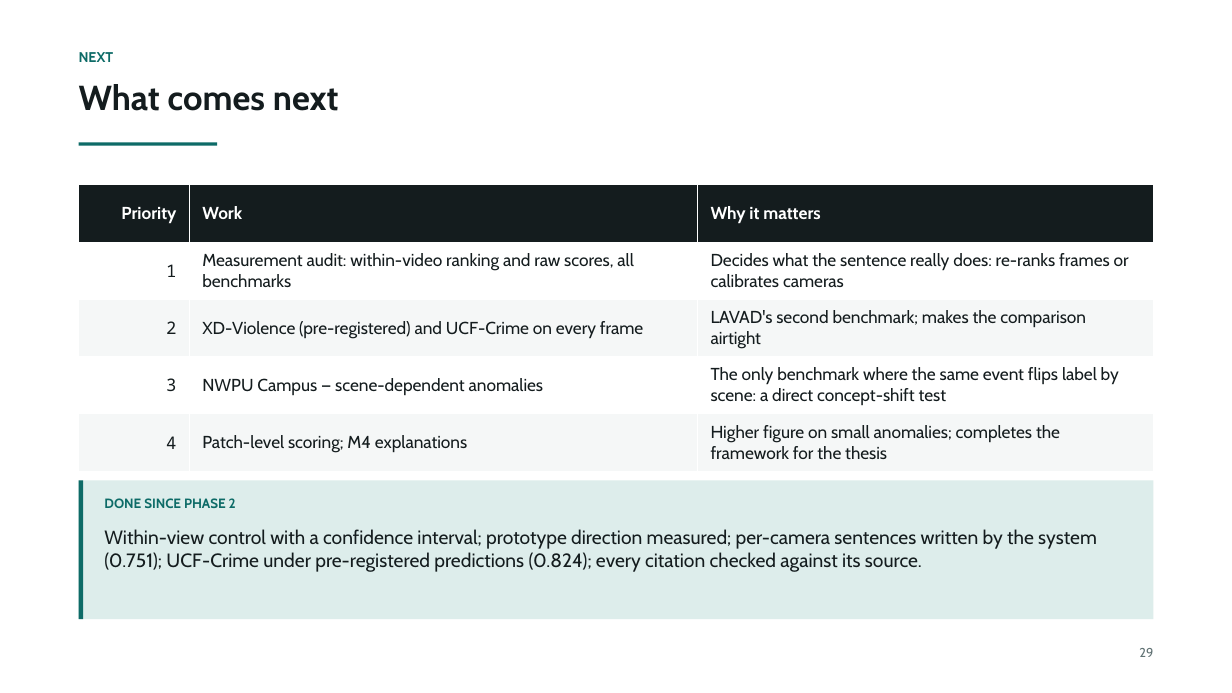
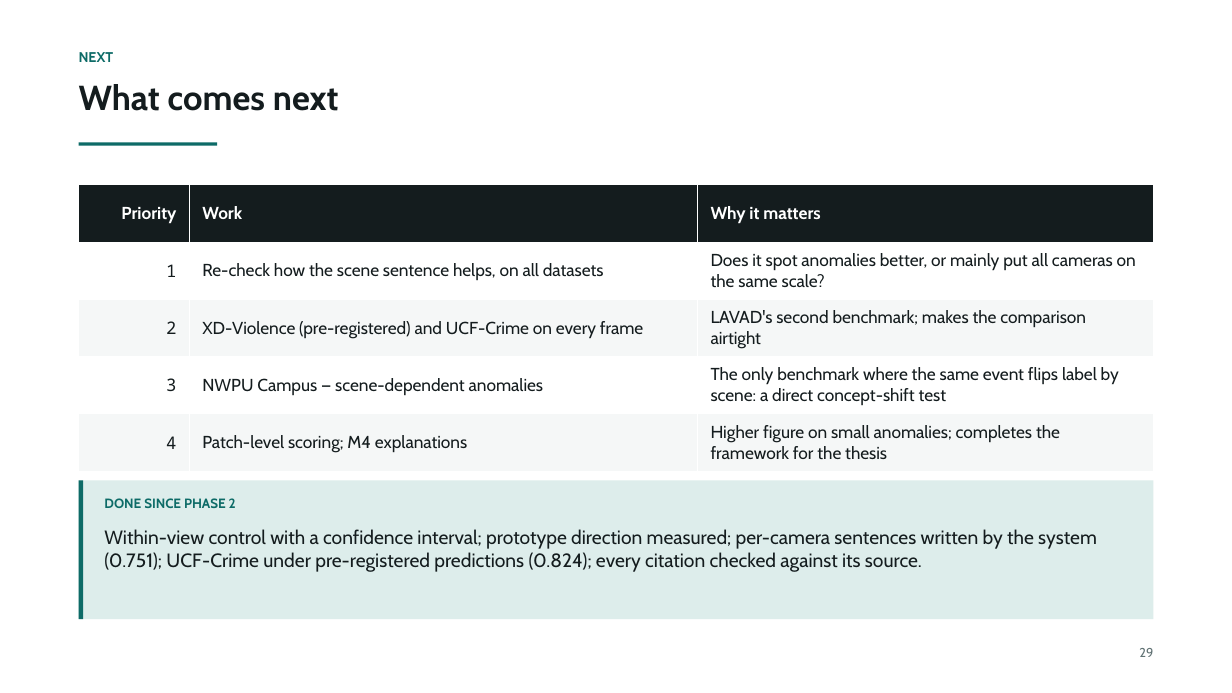
Before and after one commit to prakash-nitc/multimodal-anomaly-detection, a slide deck: slide 30 of docs/06_presentations/DA-ZVAD_Phase3_Review.pptx. Drawn at 1232x693 pixels with LibreOffice and Linux fonts; fonts in the diff are those of the drawing. Boxes give left, top, right and bottom in pixels: in the first picture for what was removed or moved away, otherwise in the second. Text is boxed around its words. In the diff, an @@ line names an element or a change of style, - is before the commit and + after.

```diff
--- a/docs/06_presentations/DA-ZVAD_Phase3_Review.pptx
+++ b/docs/06_presentations/DA-ZVAD_Phase3_Review.pptx
@@ table at (x1=79, y1=185, x2=1153, y2=471) @@
-row 2, column 2: Measurement audit: within-video ranking and raw scores, all benchmarks
+row 2, column 2: Re-check how the scene sentence helps, on all datasets
-row 2, column 3: Decides what the sentence really does: re-ranks frames or calibrates cameras
+row 2, column 3: Does it spot anomalies better, or mainly put all cameras on the same scale?
```
Also in this commit, not shown: 3 other files.
